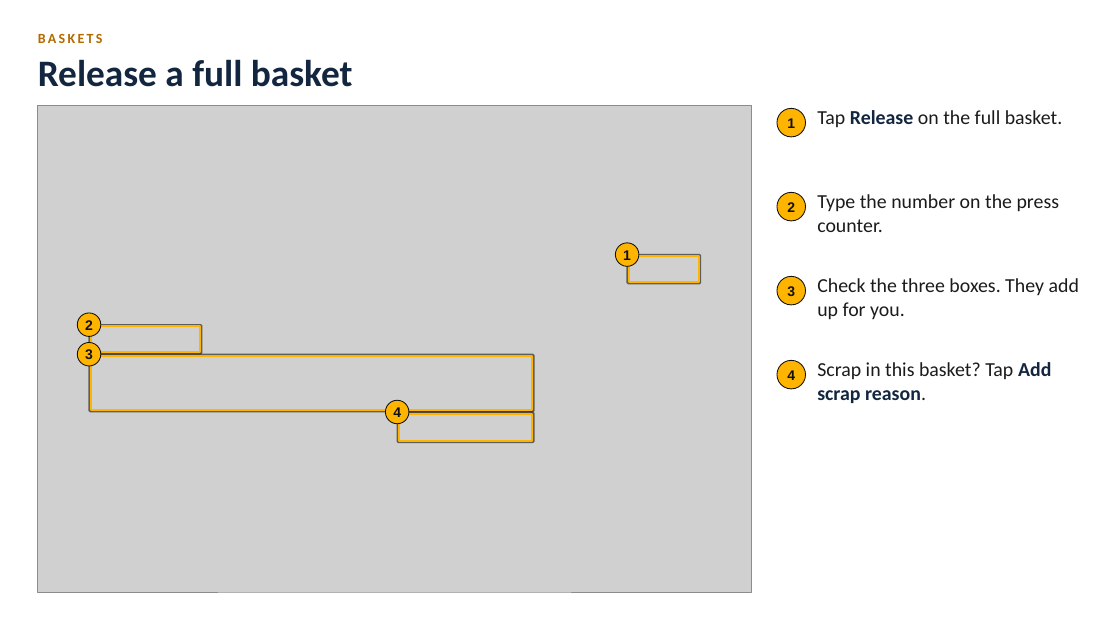
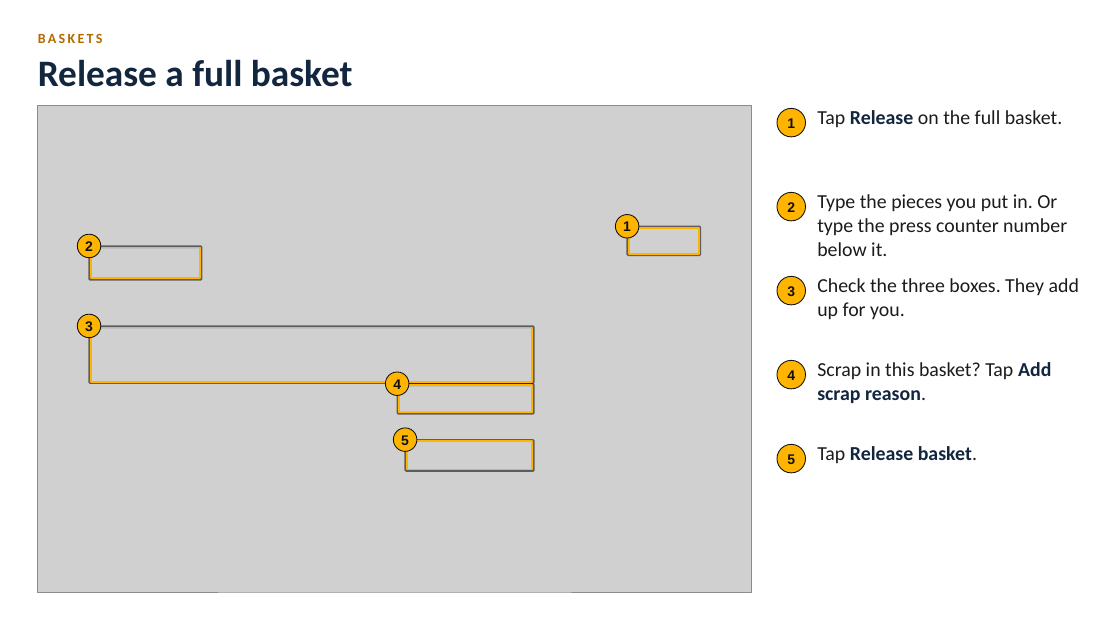
Before and after one commit to BR-Customers/MPP, a slide deck: slide 10 of docs/training/diecast/MPP_DieCast_Training.pptx. Drawn at 1120x630 pixels with LibreOffice and Linux fonts; fonts in the diff are those of the drawing; grey boxes stand for pictures. Boxes give left, top, right and bottom in pixels: in the first picture for what was removed or moved away, otherwise in the second. Text is boxed around its words. In the diff, an @@ line names an element or a change of style, - is before the commit and + after.

```diff
--- a/docs/training/diecast/MPP_DieCast_Training.pptx
+++ b/docs/training/diecast/MPP_DieCast_Training.pptx
@@ text at [817, 194, 1067, 256]: text changed @@
-Type the number on the press counter.
+Type the pieces you put in. Or type the press counter number below it.
@@ text "2": place and size @@
-text "2" at [85, 320, 93, 330]
+text "2" at [85, 241, 93, 251]
@@ ellipse: place and size @@
-ellipse at [77, 343, 101, 366]
+ellipse at [77, 234, 101, 258]
@@ 5 rectangles, 3 texts, 2 ellipses: place and size @@
-5 rectangles, 3 texts, 2 ellipses at [85, 243, 700, 442]
+5 rectangles, 3 texts, 2 ellipses at [85, 214, 700, 413]
@@ rectangle: place and size @@
-rectangle at [90, 326, 201, 354]
+rectangle at [90, 247, 201, 280]
@@ rectangle: place and size @@
-rectangle at [91, 326, 200, 352]
+rectangle at [91, 248, 200, 279]
@@ rectangle: place and size @@
-rectangle at [399, 413, 533, 440]
+rectangle at [399, 386, 533, 413]
@@ ellipse added at [393, 428, 417, 451], fill #FFB400, outline #111111 0.75 pt @@
@@ text added at [401, 435, 409, 445], 12 pt, text #111111, bold @@
+5
@@ rectangle added at [406, 440, 533, 471], outline #000000 2.5 pt @@
@@ rectangle added at [407, 441, 532, 470], outline #FFB400 1.5 pt @@
@@ ellipse added at [777, 444, 806, 473], fill #FFB400, outline #111111 0.75 pt @@
@@ text added at [817, 446, 977, 463], 17 pt, text #12263F, bold @@
+Tap Release basket.
@@ text added at [787, 454, 795, 464], 12 pt, text #111111, bold @@
+5
```
Also in this commit, not shown: 6 other slides changed, 7 other files.
